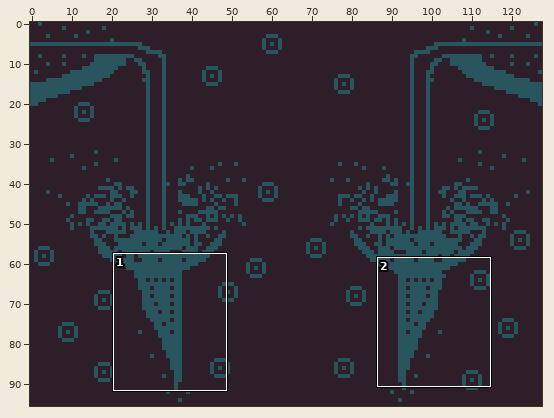
File history of a sprite sheet, chunks/sky/vv0.png. Above, an overview of the earlier version with the close-up marked.
Close-up. Earlier state:
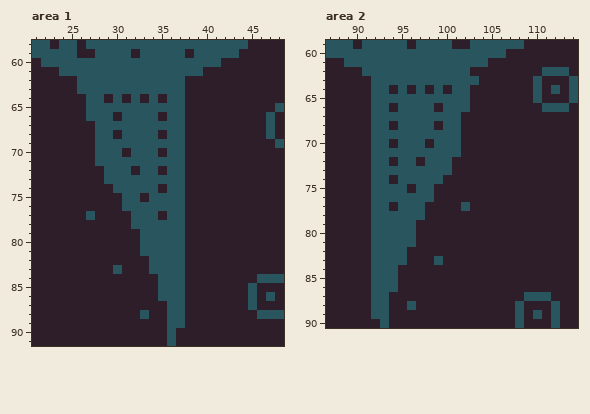
The file is 128x96 pixels. Shown: area 1: x 21..48, y 58..91; area 2: x 87..114, y 59..90.
After the commit:
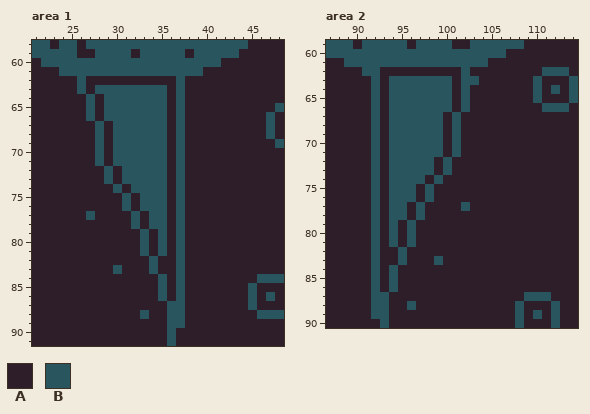
Palette (. is transparent): A #2d1e2a  B #29565e
What changed:
Area 1:
y 62: x 27..36 BBBBBBBBBB -> AAAAAAAAAA
y 63: x 27 B -> A; x 36 B -> A
y 64: x 28..29 BA -> AB; x 31 A -> B; x 33 A -> B; x 35..36 AB -> BA
y 65: x 28 B -> A; x 36 B -> A
y 66: x 28 B -> A; x 30 A -> B; x 35..36 AB -> BA
y 67: x 29 B -> A; x 36 B -> A
y 68: x 29..30 BA -> AB; x 35..36 AB -> BA
y 69: x 29 B -> A; x 36 B -> A
y 70: x 29 B -> A; x 31 A -> B; x 35..36 AB -> BA
y 71: x 29 B -> A; x 36 B -> A
y 72: x 30 B -> A; x 32 A -> B; x 35..36 AB -> BA
y 73: x 30 B -> A; x 36 B -> A
y 74: x 31 B -> A; x 35..36 AB -> BA
y 75: x 32..33 BA -> AB; x 36 B -> A
y 76: x 32 B -> A; x 36 B -> A
y 77: x 33 B -> A; x 35..36 AB -> BA
y 78: x 33 B -> A; x 36 B -> A
y 79..81: x 34 B -> A; x 36 B -> A
y 82..83: x 35..36 BB -> AA
y 84..86: x 36 B -> A
Area 2:
y 62: x 93..101 BBBBBBBBB -> AAAAAAAAA
y 63: x 93 B -> A; x 101 B -> A
y 64: x 93..94 BA -> AB; x 96 A -> B; x 98 A -> B; x 100..101 AB -> BA
y 65: x 93 B -> A; x 101 B -> A
y 66: x 93..94 BA -> AB; x 99 A -> B; x 101 B -> A
y 67: x 93 B -> A; x 100 B -> A
y 68: x 93..94 BA -> AB; x 99..100 AB -> BA
y 69: x 93 B -> A; x 100 B -> A
y 70: x 93..94 BA -> AB; x 98 A -> B; x 100 B -> A
y 71: x 93 B -> A; x 100 B -> A
y 72: x 93..94 BA -> AB; x 97 A -> B; x 99 B -> A
y 73: x 93 B -> A; x 99 B -> A
y 74: x 93..94 BA -> AB; x 98 B -> A
y 75: x 93 B -> A; x 96..97 AB -> BA
y 76: x 93 B -> A; x 97 B -> A
y 77: x 93..94 BA -> AB; x 96 B -> A
y 78: x 93 B -> A; x 96 B -> A
y 79..81: x 93 B -> A; x 95 B -> A
y 82..83: x 93..94 BB -> AA
y 84..86: x 93 B -> A
Pixel boxes of the changes (left, top, right, bottom) in both close-ups:
changed: (86, 76, 176, 301)
changed: (380, 67, 461, 292)
